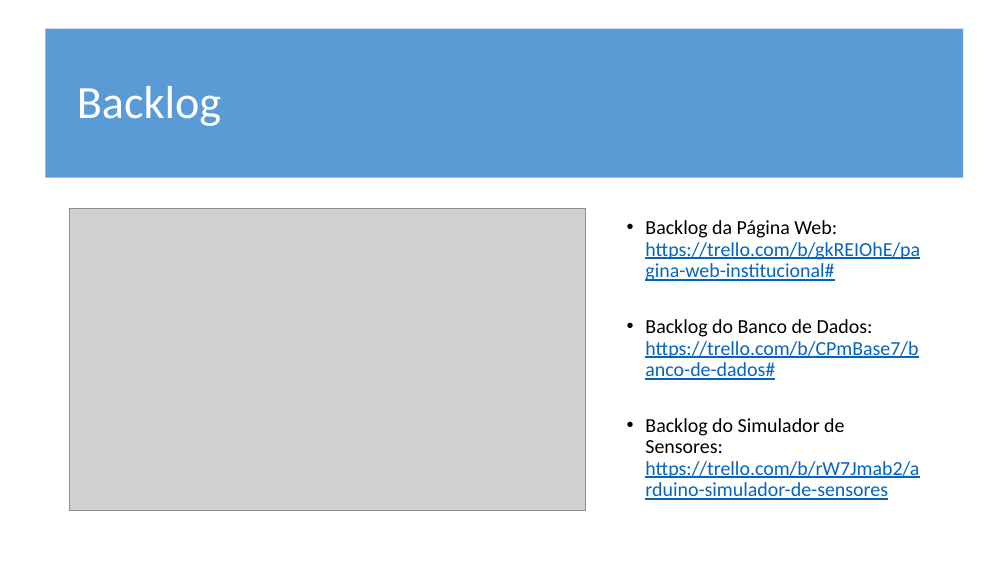
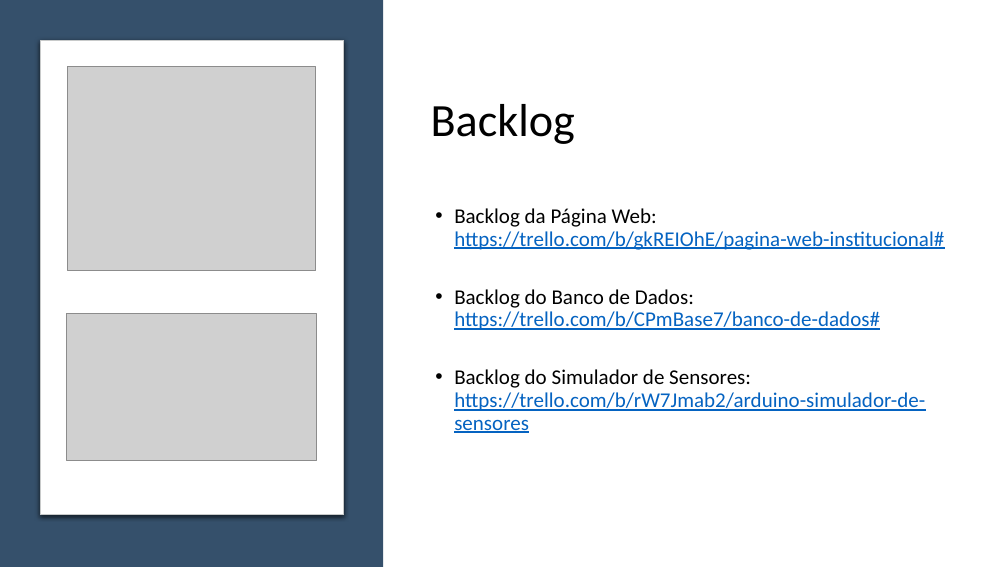
Before and after one commit to Anderson-MF/SPRINT2-SUSTABIL-PROJETO, a slide deck: slide 7 of SUSTABIL - Apresentação real.pptx. Drawn at 1008x567 pixels with LibreOffice and Linux fonts; fonts in the diff are those of the drawing; grey boxes stand for pictures. Boxes give left, top, right and bottom in pixels: in the first picture for what was removed or moved away, otherwise in the second. Text is boxed around its words. In the diff, an @@ line names an element or a change of style, - is before the commit and + after.

```diff
--- a/SUSTABIL - Apresentação real.pptx
+++ b/SUSTABIL - Apresentação real.pptx
@@ rectangle added at [0,0,383,567], fill #35506B @@
@@ rectangle removed at [45,29,963,178] @@
@@ rounded rectangle added at [40,40,343,515], fill #FFFFFF, outline #C8CACA 0.75 pt @@
@@ title "Backlog": place and size @@
-title "Backlog" at [77,86,221,126]
+title "Backlog" at [431,104,575,144]
@@ title "Backlog" at [431,104,575,144]: text colour #FFFFFF to #000000 @@
@@ picture added at [67,67,316,271] @@
@@ text "Backlog da Página Web: https://trello.com/b/gkREIOhE/pagina- ...": place and size @@
-text "Backlog da Página Web: https://trello.com/b/gkREIOhE/pagina- ..." at [645,220,920,500]
+text "Backlog da Página Web: https://trello.com/b/gkREIOhE/pagina- ..." at [454,208,944,433]
@@ text "Backlog da Página Web: https://trello.com/b/gkREIOhE/pagina- ..." at [454,208,944,433]: size 19 to 20 pt; vertical alignment middle to top @@
@@ picture: place and size @@
-picture at [70,208,585,510]
+picture at [67,314,317,461]
```
Also in this commit, not shown: 14 other slides changed, 1 slide added, 1 slide removed.
